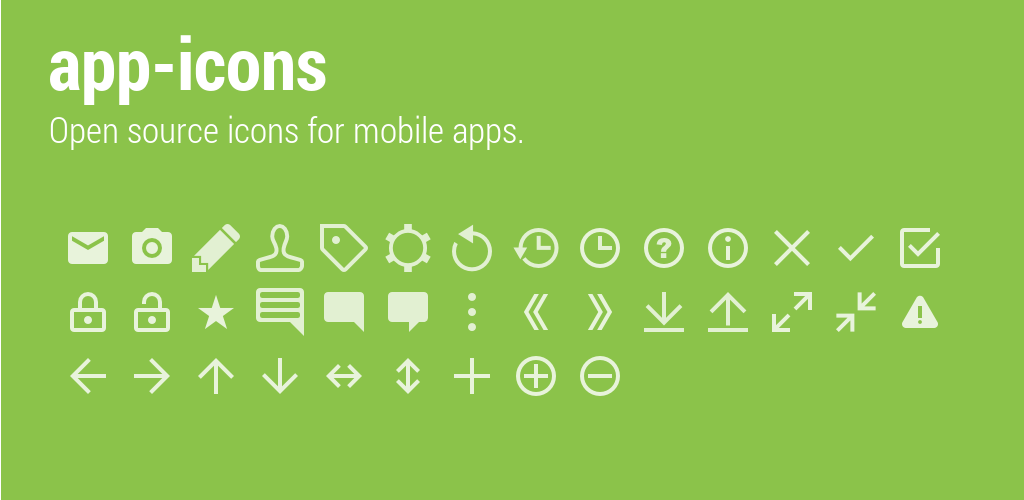
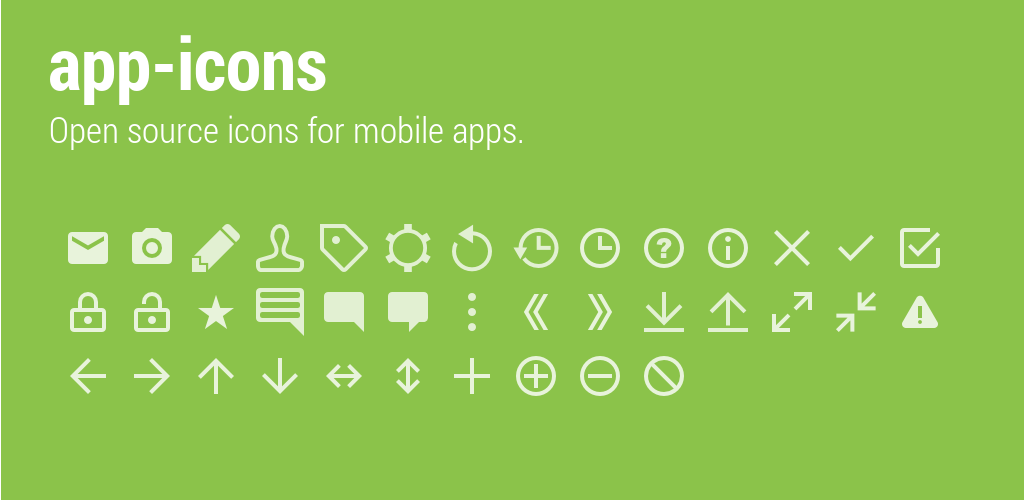
The second (1024, 500) image is a revision of the first. Changes to its layers:
added layer "ic_action_stop.png" in group "icons" over bbox(644, 356, 684, 396)
